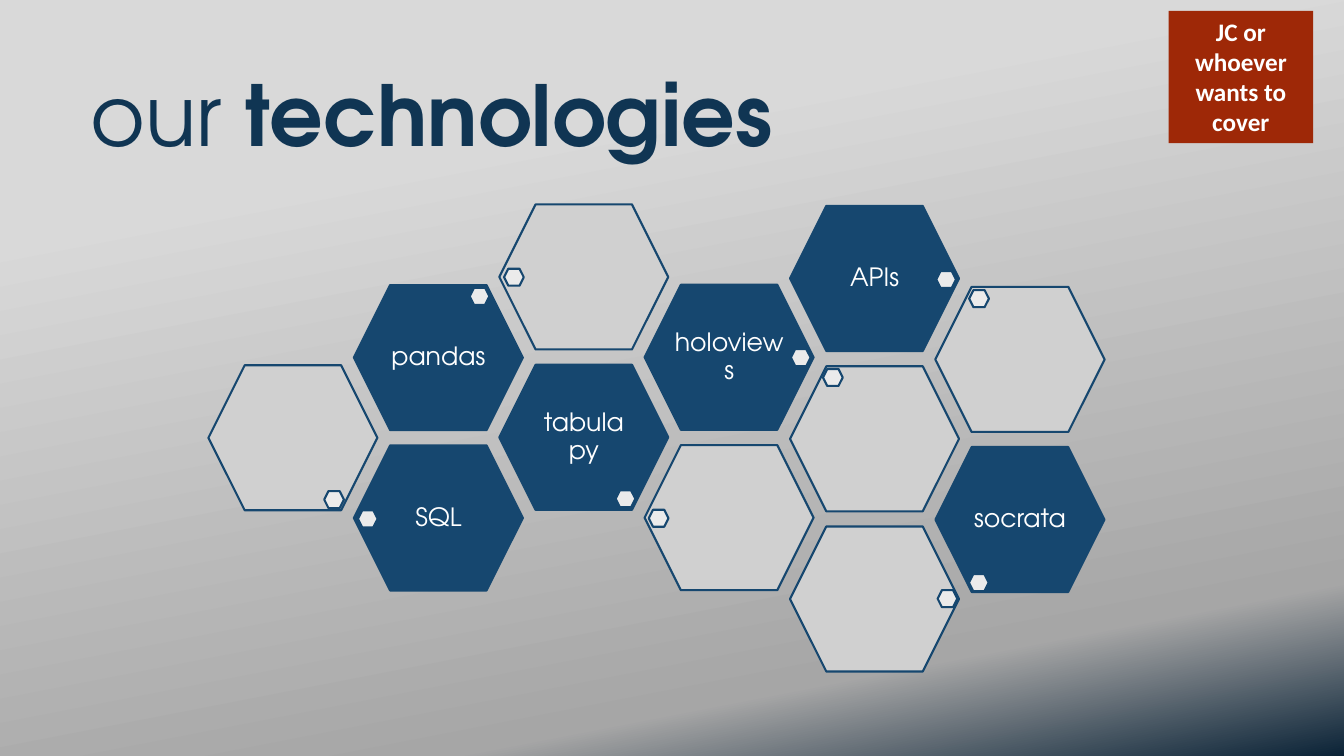
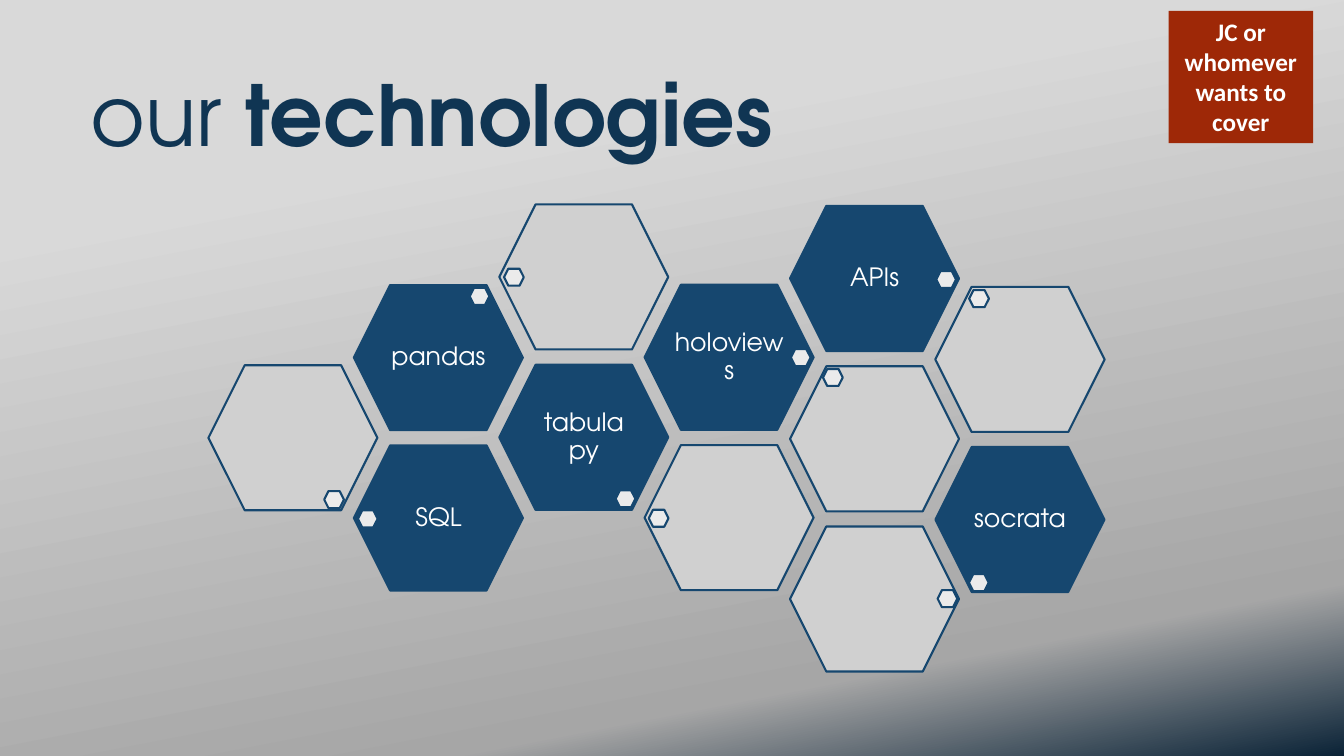
Before and after one commit to ekuo651/NYC-RE-Neighborhood-Trends, a slide deck: slide 5 of Presentation.pptx. Drawn at 1344x756 pixels with LibreOffice and Linux fonts; fonts in the diff are those of the drawing; grey boxes stand for pictures; background and template pictures are left out. Boxes give left, top, right and bottom in pixels: in the first picture for what was removed or moved away, otherwise in the second. Text is boxed around its words. In the diff, an @@ line names an element or a change of style, - is before the commit and + after.

```diff
--- a/Presentation.pptx
+++ b/Presentation.pptx
@@ text in rectangle at bbox=[1185, 24, 1297, 132]: text changed @@
-JC or whoever wants to cover
+JC or whomever wants to cover
```
Also in this commit, not shown: 4 slides added, 3 slides removed.
